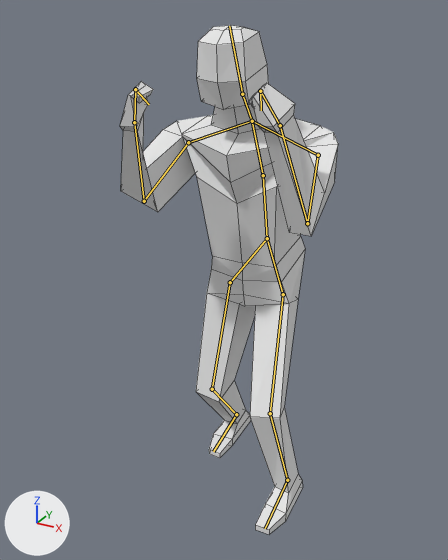
One commit to the Blender file Games/Assets/Superhero/SuperheroRigged.blend: the scene before it, then after it.
Rendered twice from a 50 mm camera at (7.41, -15.47, 14.25) aimed at (-0.52, -1.06, 7.05). Every picture has the same lights, and +X, +Y and +Z are marked at lower left. Both versions are drawn at frame 15 of the action 'FightStanceDefault'; the numbers are the values there. The bones that bend it are drawn over the model as lines. Mesh edges are drawn as thin lines.

The first picture shows 'Superhero'.
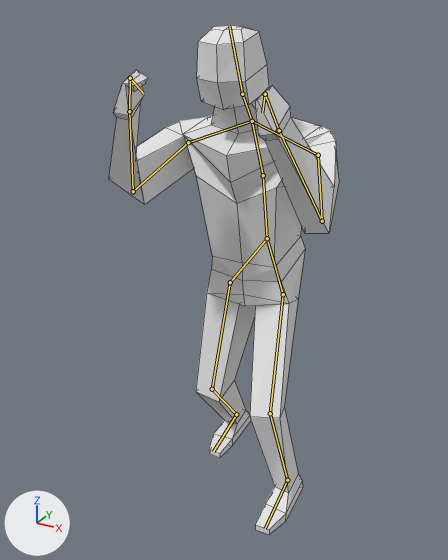
Commit message: Improved fight stance default

Where the change shows, as pixel boxes (x1, y1, x2, y2) in the pictures (448 x 560 px):
'Superhero', posed: before (120, 25, 338, 534); after (109, 25, 339, 534)

The change in detail:
Bone 'Arm.IK.L' (bone_arm_ik_l) moves from (-0.09, -2.5, 5.41) to (-0.02, -2.7, 5.35).
Bone 'Arm.IK.L' (bone_arm_ik_l) turns from (-160, -21, -7) to (-160, -11, -6) degrees about its own x, y and z.
Bone 'Arm.IK.target.R' (bone_arm_ik_target_r) moves from (-0.28, 0.0, 0.0) to (0.0, 0.0, 0.0).
Bone 'Arm.IK.R' (bone_arm_ik_r) moves from (0.0, -2.7, 5.21) to (-0.14, -2.68, 5.46).
